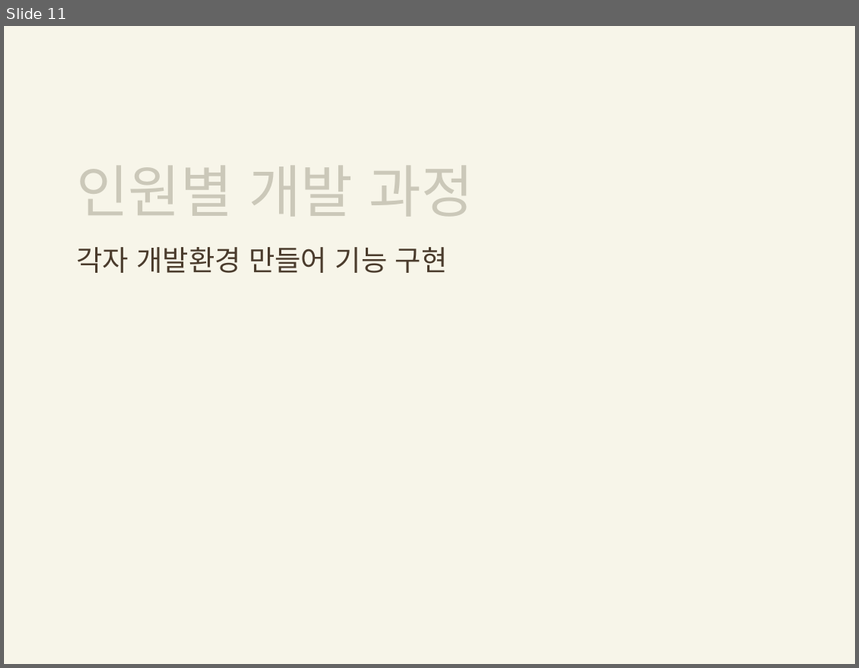
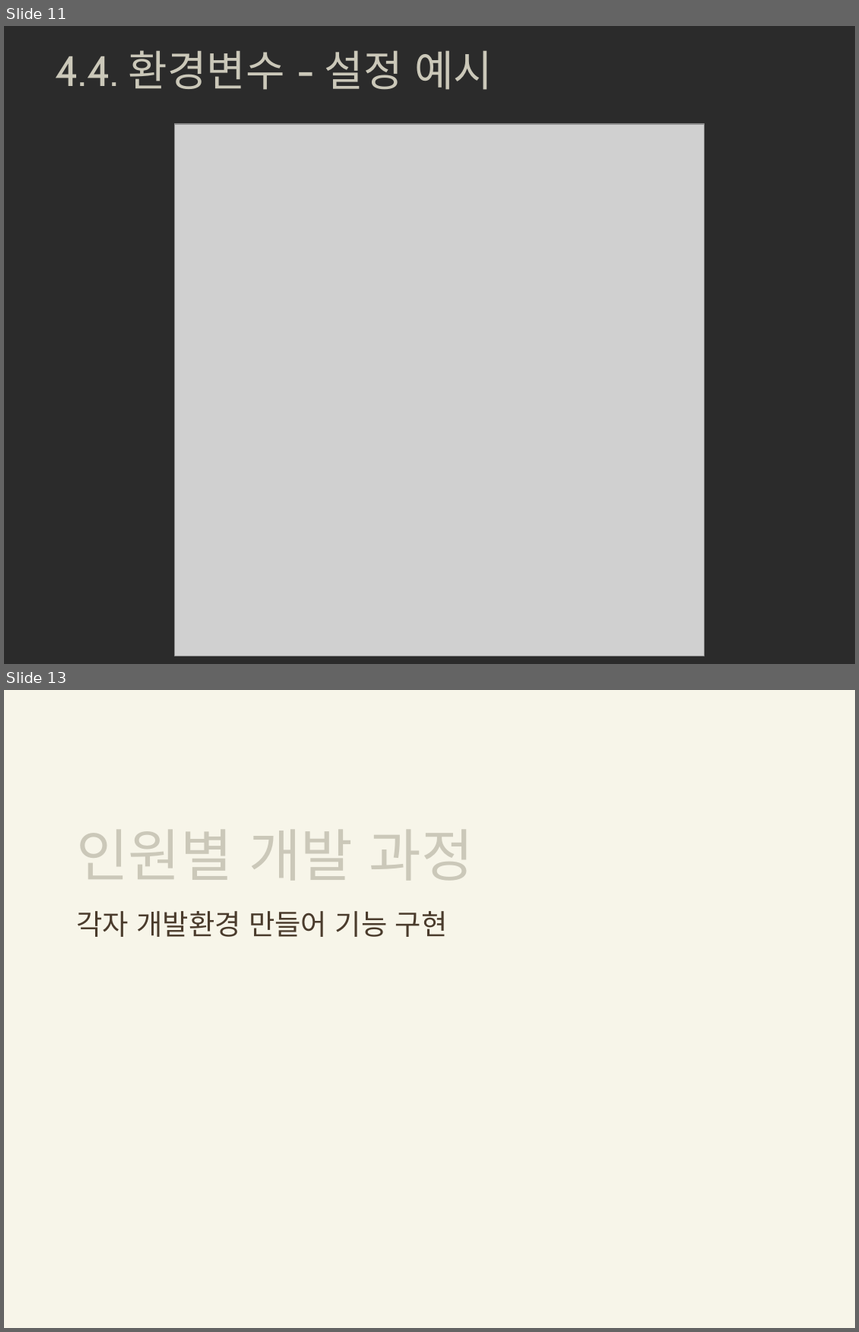
Before and after one commit to ParkWonBin/Codelabit_AICC_Project_04, a slide deck: 2024_0625_발표자료.pptx. Shown one above the other, each under a label of ours: slide 11 before the commit, slides 11 and 13 after it; the slides between them are not shown. The pictures are 859x668 and 859x1332 pixels, drawn with LibreOffice and Linux fonts; fonts in the diff are those of the drawing; grey boxes stand for pictures; background and template pictures are left out; a plain dark background stands for a picture behind light text. Boxes give left, top, right and bottom in pixels: in the first picture for what was removed or moved away, otherwise in the second. Text is boxed around its words. In the diff, an @@ line names an element or a change of style, - is before the commit and + after.

Commit message:
발표자료 수정 - 환경변수 추가

```diff
--- a/2024_0625_발표자료.pptx
+++ b/2024_0625_발표자료.pptx
@@ slide 11 added at [4,26,855,664], background picture (left out) @@
@@ title added at [55,50,493,90], 36 pt, text #CBC8B9 @@
+4.4. 환경변수 - 설정 예시
@@ picture added at [175,124,705,657] @@
@@ what was slide 11 is now slide 13 @@
```
Also in this commit, not shown: 4 slides changed, 1 other slide added.
